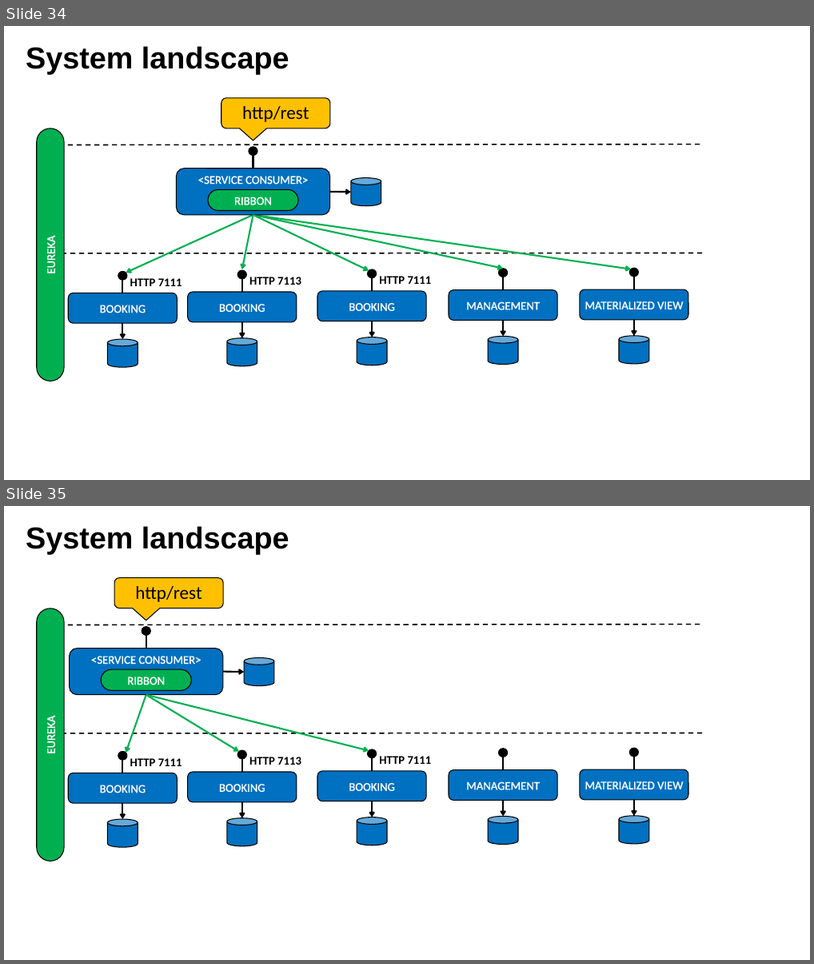
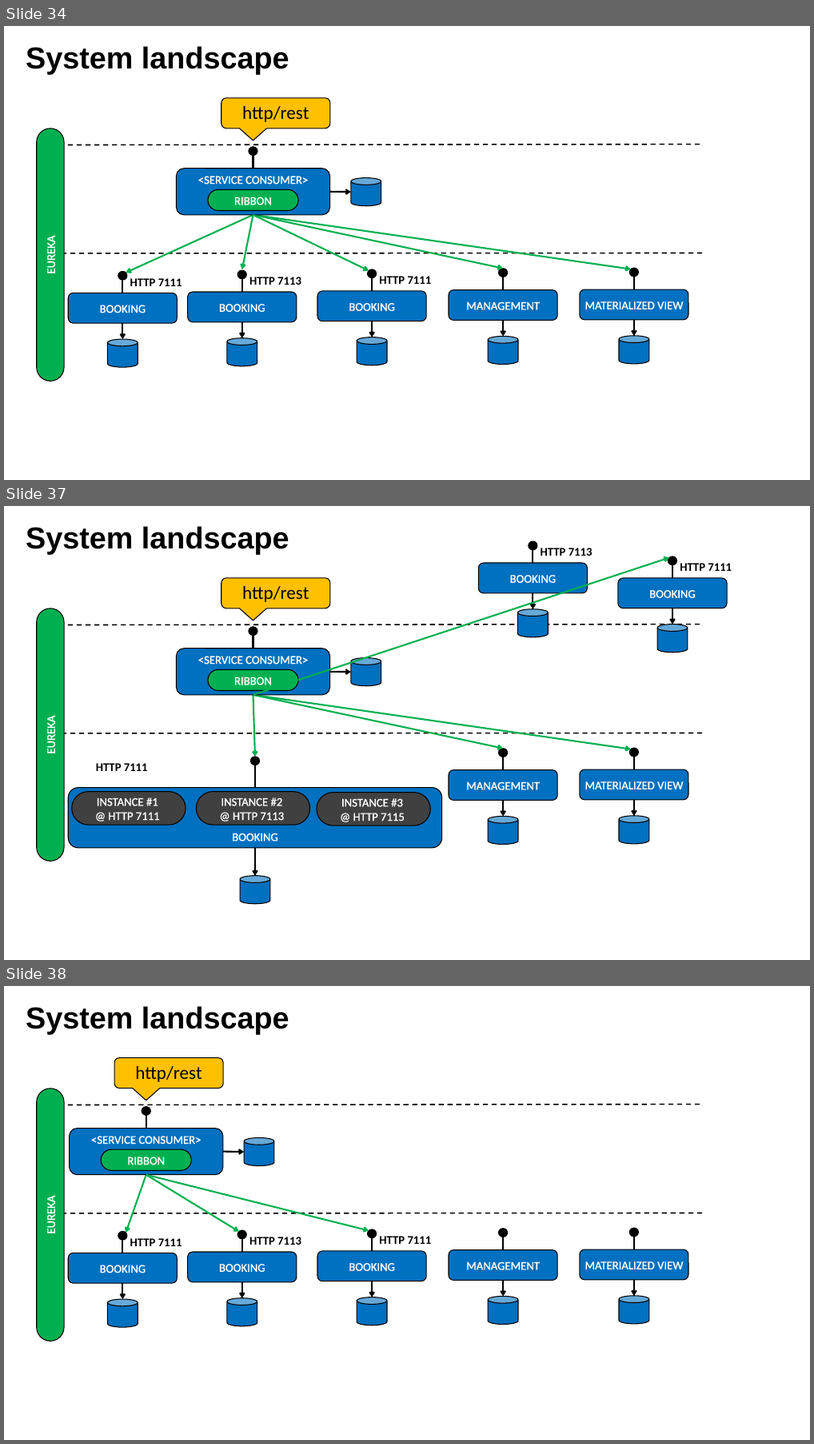
Before and after one commit to lbennardis/microS_code2016_DOCS, a slide deck: luigiBennardisMicroservices.pptx. Shown one above the other, each under a label of ours: slides 34 and 35 before the commit, slides 34, 37 and 38 after it; the slides between them are not shown. The pictures are 814x964 and 814x1444 pixels, drawn with LibreOffice and Linux fonts; fonts in the diff are those of the drawing; background and template pictures are left out. Boxes give left, top, right and bottom in pixels: in the first picture for what was removed or moved away, otherwise in the second. Text is boxed around its words. In the diff, an @@ line names an element or a change of style, - is before the commit and + after.

```diff
--- a/luigiBennardisMicroservices.pptx
+++ b/luigiBennardisMicroservices.pptx
@@ slide 37 added at (4, 506, 810, 960), background picture (left out) @@
@@ title added at (26, 526, 290, 554), 72 pt, text #000000, bold @@
+System landscape
@@ group added at (478, 541, 593, 637): 1 rounded rectangle, 1 cylinder, 1 arrow, 1 line, 1 ellipse, 1 text @@
+BOOKING
+HTTP 7113
@@ arrow added from (253, 695) to (670, 558), #00B050 4 pt @@
@@ group added at (618, 556, 732, 652): 1 rounded rectangle, 1 cylinder, 1 arrow, 1 line, 1 ellipse, 1 text @@
+BOOKING
+HTTP 7111
@@ rounded speech box added at (222, 578, 330, 608), fill #FFC000, outline #000000 2 pt, 44 pt, text #000000 @@
+http/rest
@@ rounded rectangle added at (37, 608, 64, 860), fill #00B050, outline #000000 2 pt, 28 pt, text #FFFFFF @@
+EUREKA
@@ line added from (700, 624) to (65, 625), #000000 3 pt dashed @@
@@ rounded rectangle added at (208, 669, 298, 691), fill #00B050, outline #000000 2 pt, 28 pt, text #FFFFFF @@
+RIBBON
@@ group added at (176, 627, 382, 695): 1 rounded rectangle, 1 line, 1 ellipse, 1 cylinder, 1 arrow @@
+<SERVICE CONSUMER>
@@ arrow added from (253, 695) to (255, 756), #00B050 4 pt @@
@@ arrow added from (253, 695) to (503, 748), #00B050 4 pt @@
@@ arrow added from (253, 695) to (631, 748), #00B050 4 pt @@
@@ line added from (702, 732) to (64, 733), #000000 3 pt dashed @@
@@ text added at (96, 763, 148, 771), 28 pt, text #000000, bold @@
+HTTP 7111
@@ ellipse added at (250, 756, 260, 765), fill #000000, outline #000000 2 pt @@
@@ line added from (255, 787) to (255, 765), #000000 4 pt @@
@@ group added at (449, 748, 558, 844): 1 rounded rectangle, 1 cylinder, 1 arrow, 1 line, 1 ellipse @@
+MANAGEMENT
@@ group added at (580, 748, 689, 844): 1 rounded rectangle, 1 cylinder, 1 arrow, 1 line, 1 ellipse @@
+MATERIALIZED VIEW
@@ rounded rectangle added at (68, 787, 442, 848), fill #0070C0, outline #000000 2 pt, 28 pt, text #FFFFFF @@
+BOOKING
@@ rounded rectangle added at (72, 791, 186, 824), fill #404040, outline #000000 2 pt, 28 pt, text #FFFFFF @@
+INSTANCE #1
+@ HTTP 7111
@@ rounded rectangle added at (196, 791, 310, 824), fill #404040, outline #000000 2 pt, 28 pt, text #FFFFFF @@
+INSTANCE #2
+@ HTTP 7113
@@ rounded rectangle added at (317, 792, 430, 825), fill #404040, outline #000000 2 pt, 28 pt, text #FFFFFF @@
+INSTANCE #3
+@ HTTP 7115
@@ arrow added from (255, 848) to (255, 875), #000000 4 pt @@
@@ cylinder added at (240, 875, 270, 904), fill #0070C0, outline #000000 2 pt @@
@@ what was slide 35 is now slide 38 @@
```
Also in this commit, not shown: 8 slides changed, 3 other slides added, 1 slide removed.
